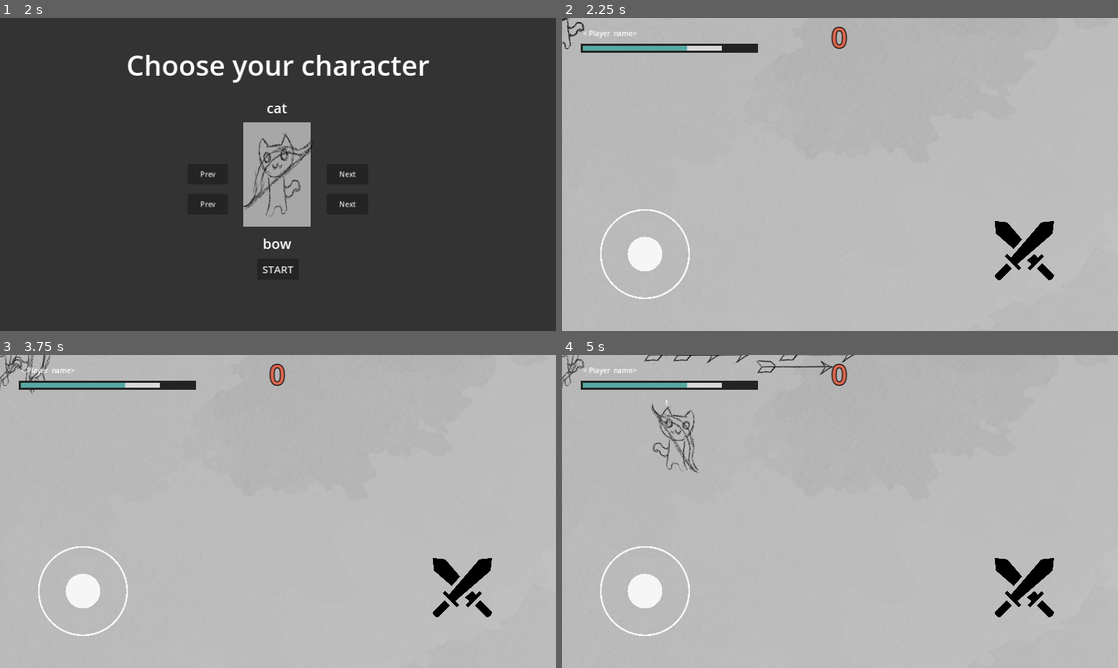
Above: before the commit, frames 1-4 (two rows, left to right).
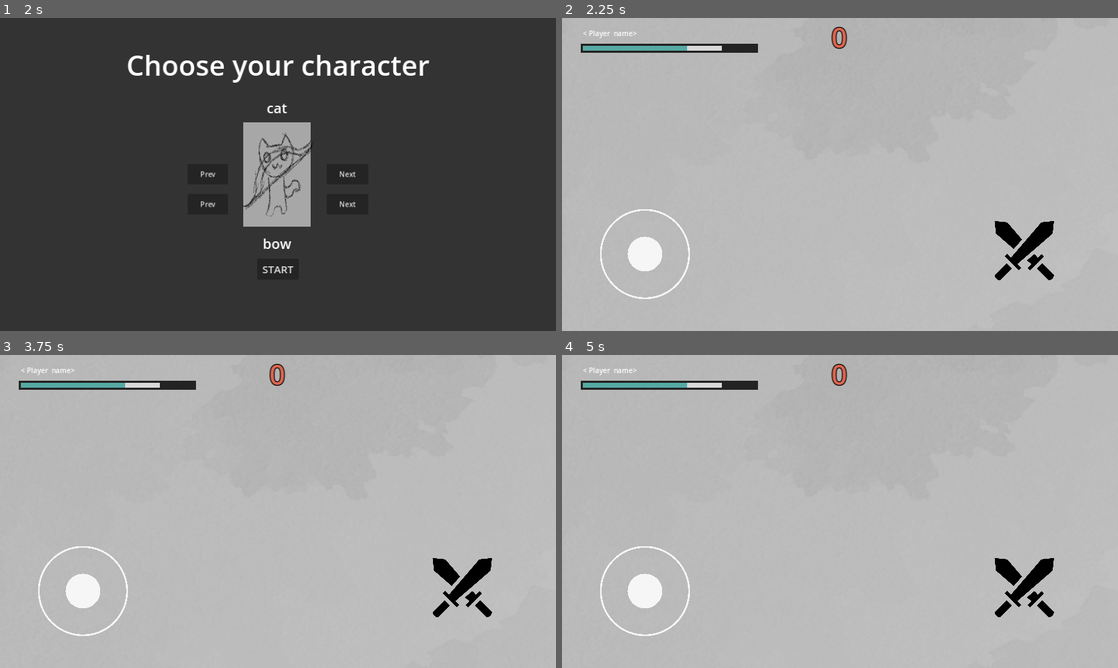
Above: after the commit, the same moments.

Repository: Vented5/DungeonHunters
Game: Godot game, scene res://title_screen/title_screen.tscn
Same seed, same stepped clock (60 frames per second), same inputs: the game is played once before the commit and once after it.
Inputs (mouse positions are in pixels of both pictures, inside the frame that each line leads up to):
- Up to frame 1 (2 s): click (250, 187) at 0.52 s; type "12" at 0.6 s; click "Join" at 1.25 s
- Up to frame 2 (2.25 s): click "START" at 2 s
- Up to frame 3 (3.75 s): click (83, 589) at 2.75 s; tap Enter at 3.5 s; move the mouse to (400, 495) at 3.52 s; hold D (move_right) from 3.53 s (still down); hold Space (attack) from 3.53 s (still down)
- Up to frame 4 (5 s): move the mouse to (728, 527) at 4.27 s; release D (move_right) at 4.28 s; release Space (attack) at 4.28 s; hold S (move_down) from 4.28 s (still down); tap Space (attack) at 4.35 s

Frame 1 is identical in both runs. In frame 2, less than 0.1% of the frame differs, in the area x 0-4%, y 0-10%; in frame 3, 0.3%; in frame 4, 1.0%, in the area x 0-53%, y 0-38%.

Commit message:
scripts(multiplayer, main): Signals added, multiplayer connection debuged using rpcs and player info added. Syncronization and player spawn in progress.

Diff:
--- a/character_selection_screen.gd
+++ b/character_selection_screen.gd
@@ -9,9 +9,9 @@
 
 func _ready():
 	if Global.game_mode == "Host":
-		MultiplayerManager.create_server(3500, 2)
+		Multiplayer.create_server()
 	elif Global.game_mode == "Client":
-		MultiplayerManager.create_client("localhost", 3500)
+		Multiplayer.create_client()
 
 	load_c_texture()
 	load_w_texture()
--- a/global.gd
+++ b/global.gd
@@ -4,8 +4,6 @@
 var weapon_scene_path = "res://weapons/sword.tscn"
 
 var save_path = "user://save_game.dat"
-var players = [1]
-var player:int = 1
 
 var game_mode
 
--- a/main.gd
+++ b/main.gd
@@ -6,23 +6,20 @@
 var player
 
 func _ready():
-	print(Global.game_mode, " Players: ", Global.players)
-
-	print(Global.game_mode, " Current: ", Global.player)
-	for i in Global.players:
-		spawn_player(i)
-
-	new_game()
-
+	Multiplayer.player_loaded.rpc_id(1)
 	#$HUD/HealthBar.init_health($Player.health)
 
-	player = get_node("./" + str(Global.player))
+	player = get_node("./" + str(Multiplayer.player))
 
 	#player.add_child(Camera2D.new())
 	#if $"./1":
 	#	$"./1".add_child(Camera2D.new())
 
-func new_game():
+func game_start():
+	print(Global.game_mode, " Game start")
+	for i in Multiplayer.players.keys():
+		spawn_player(i)
+
 	score = 0
 	$Slime_timer.start()
 
@@ -33,10 +30,20 @@
 	print("juego guardado")
 	Global.load_game()
 
-func spawn_player(id) -> void:
+@rpc("authority")
+func spawn_player(peer_id: int):
 	var player_instance = player_scene.instantiate()
-	player_instance.name = str(id)
-	add_child(player_instance, true)
+	player_instance.name = str(peer_id)
+	player_instance.position = Vector2.ZERO
+	add_child(player_instance)
+	rpc_id(peer_id, "initialize_player", player_instance.position, "reliable")
+	print(Global.game_mode, "Jugador ", peer_id,  " spawned at: ", player_instance. position)
+
+@rpc("call_remote")
+func initialize_player(start_position):
+	var player_instance = player_scene.instantiate()
+	player_instance.position = start_position
+	add_child(player_instance)
 
 func _on_slime_timer_timeout():
 	var slime = slime_scene.instantiate()
--- a/main.tscn
+++ b/main.tscn
@@ -114,8 +114,4 @@
 theme_override_font_sizes/font_size = 72
 text = "YOU DIED"
 
-[node name="MultiplayerSpawner" type="MultiplayerSpawner" parent="."]
-_spawnable_scenes = PackedStringArray("res://player/player.tscn", "res://slime/slime.tscn")
-spawn_path = NodePath("..")
-
 [connection signal="timeout" from="Slime_timer" to="." method="_on_slime_timer_timeout"]
--- /dev/null
+++ b/multiplayer.gd
@@ -0,0 +1,80 @@
+extends Node
+
+signal player_connected(peer_id, player_info)
+signal player_disconnected(peer_id)
+signal server_disconnected
+
+const PORT = 3500
+const DEFAULT_SERVER_IP = "127.0.0.1"
+const MAX_CONECTIONS = 4
+
+var players = {}
+var player_info = { "name": "Weeenas"}
+var player = 1
+var players_loaded = 0
+
+func _ready():
+	multiplayer.peer_connected.connect(_on_player_connected)
+	multiplayer.peer_disconnected.connect(_on_player_disconnected)
+	multiplayer.connected_to_server.connect(_on_connected_ok)
+	multiplayer.connection_failed.connect(_on_connected_fail)
+	multiplayer.server_disconnected.connect(_on_server_disconnected)
+
+func create_server():
+	var peer = ENetMultiplayerPeer.new()
+	peer.create_server(PORT, MAX_CONECTIONS)
+	multiplayer.multiplayer_peer = peer
+	players[1] = player_info
+	player_connected.emit(1, player_info)
+
+func create_client(ip = ""):
+	if ip.is_empty():
+		ip = DEFAULT_SERVER_IP
+	var peer = ENetMultiplayerPeer.new()
+	peer.create_client(ip, PORT)
+	player = peer.get_unique_id()
+	multiplayer.multiplayer_peer = peer
+
+# When a peer connects, send them my player info.
+# This allows transfer of all desired data for each player, not only the unique ID.
+func _on_player_connected(id):
+	_register_player.rpc_id(id, player_info)
+	print(Global.game_mode, " Player connected: ", id)
+
+@rpc("any_peer", "reliable")
+func _register_player(new_player_info):
+	var new_player_id = multiplayer.get_remote_sender_id()
+	players[new_player_id] = new_player_info
+	player_connected.emit(new_player_id, new_player_info)
+	print(Global.game_mode, " La lista de jugadores es: ", players)
+
+# When the server decides to start the game from a UI scene,
+# do Lobby.load_game.rpc(filepath)
+@rpc("call_local", "reliable")
+func load_game(game_scene_path):
+	get_tree().change_scene_to_file("res://main.tscn")
+
+func player_loaded():
+	if multiplayer.is_server():
+		players_loaded += 1
+		if players_loaded == players.size():
+			$".".game_start()
+			players_loaded = 0
+	print(Global.game_mode, " - loaded: ", players_loaded)
+
+func _on_player_disconnected(id):
+	players.erase(id)
+	player_disconnected.emit(id)
+
+func _on_connected_ok():
+	var peer_id = multiplayer.get_unique_id()
+	players[peer_id] = player_info
+	player_connected.emit(peer_id, player_info)
+
+func _on_connected_fail():
+	multiplayer.multiplayer_peer = null
+
+func _on_server_disconnected():
+	multiplayer.multiplayer_peer = null
+	players.clear()
+	server_disconnected.emit()
--- a/multiplayer_manager.gd
+++ /dev/null
@@ -1,20 +0,0 @@
-extends Node
-
-var peer: ENetMultiplayerPeer = ENetMultiplayerPeer.new()
-
-func create_server(port:int, max_players: int):
-	peer.create_server(port, max_players)
-	multiplayer.multiplayer_peer = peer
-
-	multiplayer.peer_connected.connect(_on_peer_connected)
-
-
-func create_client(ip: String, port: int):
-	peer.create_client(ip, port)
-	Global.player = peer.get_unique_id()
-	Global.players.append(Global.player)
-	multiplayer.multiplayer_peer = peer
-
-func _on_peer_connected(id):
-	print(Global.game_mode, " Connection with: ", id)
-	Global.players.append(id)
--- a/project.godot
+++ b/project.godot
@@ -18,7 +18,7 @@
 [autoload]
 
 Global="*res://global.gd"
-MultiplayerManager="*res://multiplayer_manager.gd"
+Multiplayer="*res://multiplayer.gd"
 
 [display]
 
